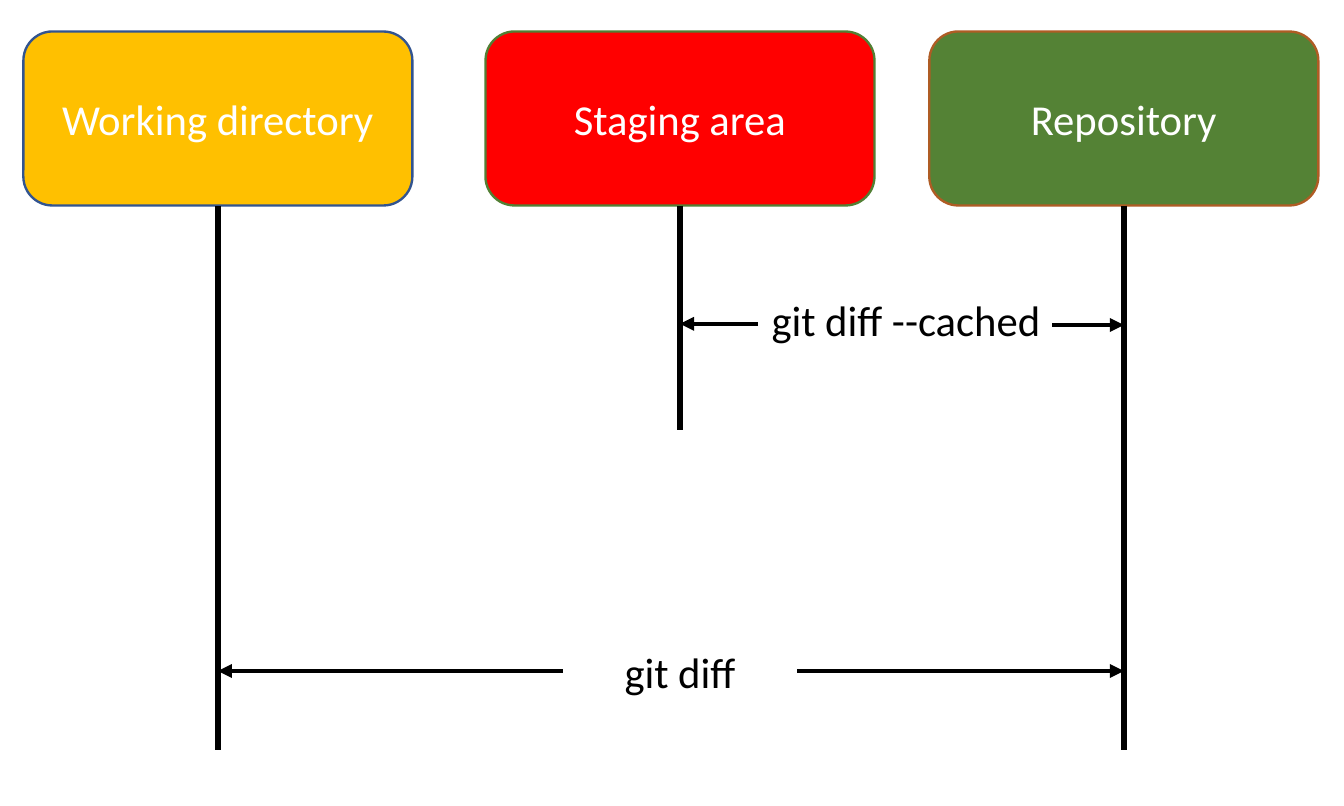
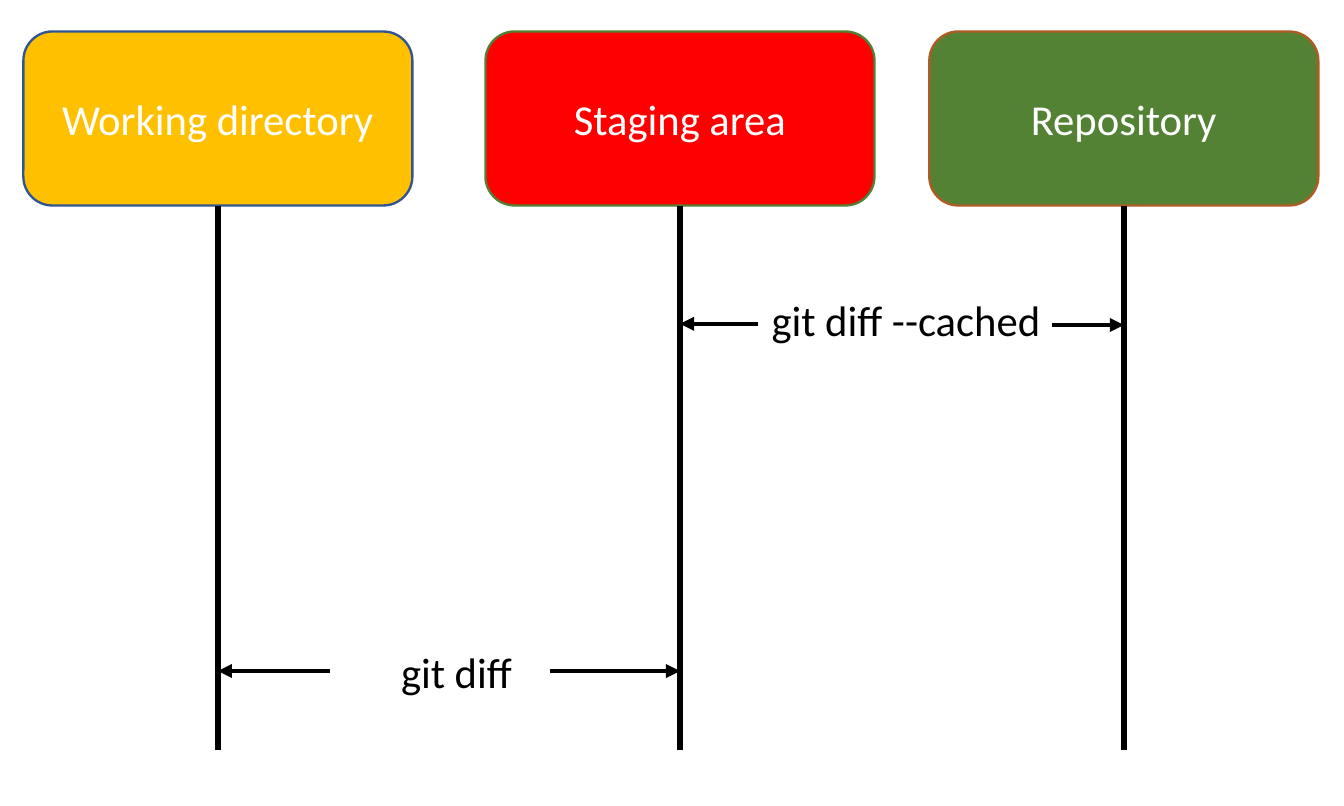
Before and after one commit to finsberg/IN1910_H21, a slide deck: slide 6 of book/docs/slides/L02/figures/git_stages.pptx. Drawn at 1344x806 pixels with LibreOffice and Linux fonts; fonts in the diff are those of the drawing. Boxes give left, top, right and bottom in pixels: in the first picture for what was removed or moved away, otherwise in the second. Text is boxed around its words. In the diff, an @@ line names an element or a change of style, - is before the commit and + after.

```diff
--- a/book/docs/slides/L02/figures/git_stages.pptx
+++ b/book/docs/slides/L02/figures/git_stages.pptx
@@ line moved from (680, 205) - (680, 430) to (680, 205) - (680, 751) @@
@@ text "git diff": place and size @@
-text "git diff" at (625,658,735,696)
+text "git diff" at (401,658,512,696)
@@ arrow moved from (564, 671) - (219, 671) to (331, 671) - (219, 671) @@
@@ arrow moved from (798, 671) - (1124, 671) to (550, 671) - (680, 671) @@
```
Also in this commit, not shown: 4 other files.
